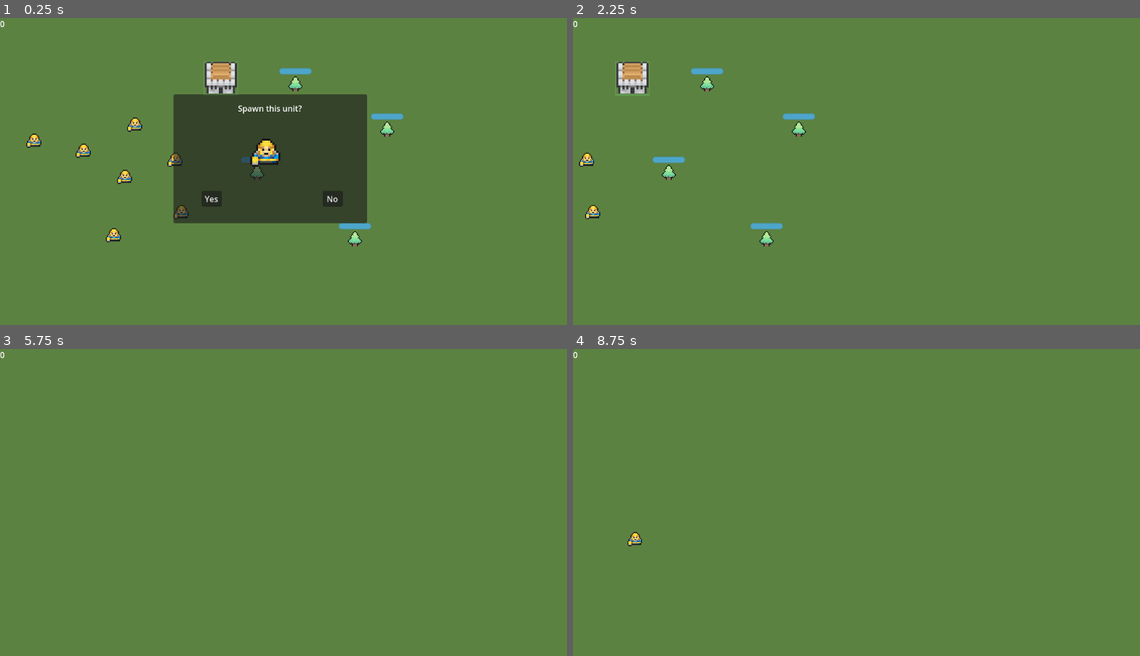
Above: before the commit, frames 1-4 (two rows, left to right).
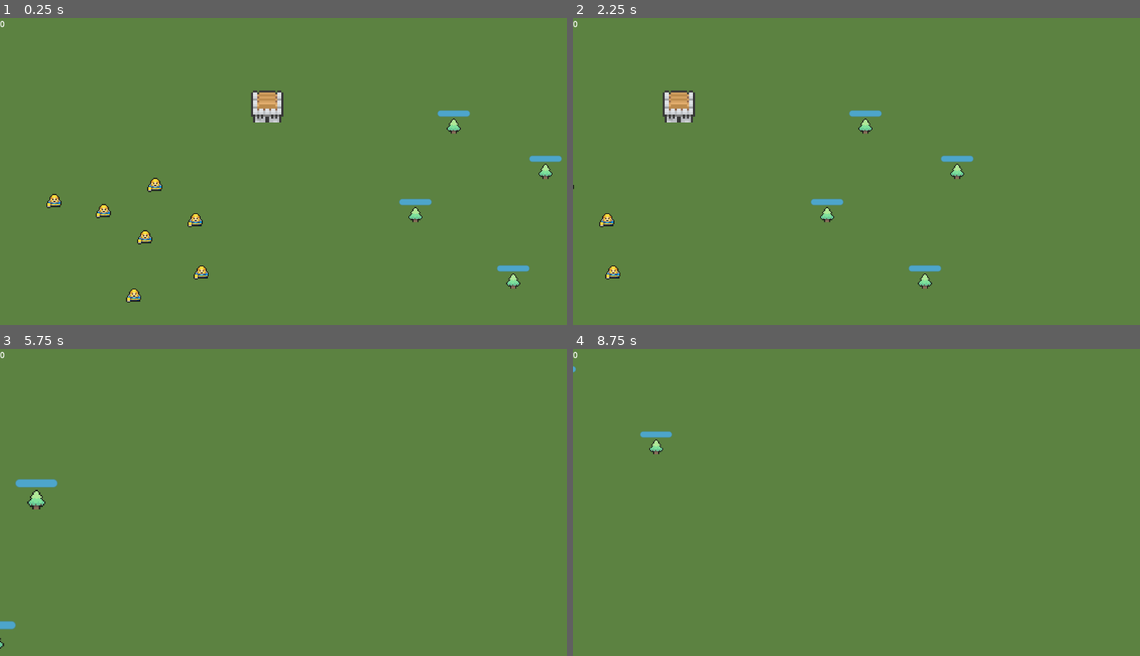
Above: after the commit, the same moments.

Repository: Nordtwig/project-kumquat
Game: Godot game, scene res://world.tscn
Same seed, same stepped clock (60 frames per second), same inputs: the game is played once before the commit and once after it.
Inputs (mouse positions are in pixels of both pictures, inside the frame that each line leads up to):
- Up to frame 1 (0.25 s): no input
- Up to frame 2 (2.25 s): click (782, 199) at 0.5 s, where only the run before the commit has a clickable "Yes"; click (907, 199) at 1.25 s, where only the run before the commit has a clickable "No"; tap Enter at 2 s; move the mouse to (992, 165) at 2.02 s; press the mouse at (992, 165) at 2.03 s; hold Right (ui_right) from 2.03 s (still down)
- Up to frame 3 (5.75 s): release Right (ui_right) at 2.75 s; release the mouse at (419, 496) at 2.75 s; drag from (175, 527) to (260, 576) at 2.77 s; move the mouse to (345, 441) at 3.52 s; hold Right (ui_right) 3.53-4.25 s; hold Right mouse button (RightClick) 3.53-4.25 s; click (345, 441) at 3.8 s; tap Space at 4.25 s; drag from (260, 576) to (113, 462) at 4.27 s; move the mouse to (464, 560) at 5.02 s; press the mouse at (464, 560) at 5.03 s; hold Left (ui_left) from 5.03 s (still down); tap Mouse wheel up (WheelUp) at 5.1 s
- Up to frame 4 (8.75 s): release Left (ui_left) at 5.75 s; release the mouse at (1037, 560) at 5.75 s; drag from (686, 462) to (777, 431) at 5.77 s; move the mouse to (890, 511) at 6.52 s; press the mouse at (890, 511) at 6.53 s; hold Down (ui_down) 6.53-7.25 s; release the mouse at (890, 511) at 7.25 s; tap Enter at 7.25 s; drag from (777, 431) to (748, 527) at 7.27 s; move the mouse to (992, 496) at 8.02 s; press the mouse at (992, 496) at 8.03 s; hold Up (ui_up) from 8.03 s (still down); tap Mouse wheel down (WheelDown) at 8.1 s

The runs differ from the first frame. In frame 1, 17% of the frame differs, in the area x 4-100%, y 14-93%; in frame 2, 3.1%; in frame 3, 0.4%; in frame 4, 0.3%.

Commit message:
add spawn unit behavior to barbhouse scene, kinda broken

Diff:
--- a/UI/spawn_unit.gd
+++ b/UI/spawn_unit.gd
@@ -1,19 +1,28 @@
 extends Node2D
 
+var house_position: Vector2 = Vector2(100, 100)
 
 @onready var unit_scene = preload("res://unit.tscn")
 
 
 func _ready() -> void:
+
 	get_node("%Yes").pressed.connect(on_yes_pressed)
 	get_node("%No").pressed.connect(on_no_pressed)
 
 
 func on_yes_pressed() -> void:
+	var rng_seed = RandomNumberGenerator.new()
+	rng_seed.randomize()
+	var random_position = Vector2(rng_seed.randi_range(-50, 50), rng_seed.randi_range(-50, 50))
+
 	var unit_path = get_tree().get_root().get_node("World/Units")
+	var world_path = get_tree().get_root().get_node("World") as World
 	var unit1 = unit_scene.instantiate()
-	unit1.position = Vector2(200, 200)
+
+	unit1.position = house_position + random_position
 	unit_path.add_child(unit1)
+	world_path.get_units()
 
 
 func on_no_pressed() -> void:
--- a/UI/spawn_unit.tscn
+++ b/UI/spawn_unit.tscn
@@ -7,7 +7,6 @@
 script = ExtResource("1_6uduv")
 
 [node name="Panel" type="Panel" parent="."]
-anchors_preset = -1
 offset_left = 344.0
 offset_top = 152.0
 offset_right = 728.0
@@ -17,6 +16,7 @@
 size_flags_horizontal = 4
 
 [node name="Label" type="Label" parent="Panel"]
+layout_mode = 0
 offset_left = 128.0
 offset_top = 16.0
 offset_right = 255.0
@@ -25,6 +25,7 @@
 
 [node name="Yes" type="Button" parent="Panel"]
 unique_name_in_owner = true
+layout_mode = 0
 offset_left = 56.0
 offset_top = 192.0
 offset_right = 96.0
@@ -33,6 +34,7 @@
 
 [node name="No" type="Button" parent="Panel"]
 unique_name_in_owner = true
+layout_mode = 0
 offset_left = 296.0
 offset_top = 192.0
 offset_right = 336.0
--- a/UI/ui.tscn
+++ b/UI/ui.tscn
@@ -18,6 +18,7 @@
 script = ExtResource("1_tdkxp")
 
 [node name="Panel" type="Panel" parent="."]
+mouse_filter = 1
 theme_override_styles/panel = SubResource("StyleBoxFlat_pm86e")
 
 [node name="Label" type="Label" parent="."]
--- a/barb_house.gd
+++ b/barb_house.gd
@@ -4,3 +4,33 @@
 var selected: bool = false
 
 @onready var selected_box = get_node("Selected")
+
+
+func _process(_delta) -> void:
+	selected_box.visible = selected
+
+
+func _ready() -> void:
+	mouse_entered.connect(on_barb_house_mouse_entered)
+	mouse_exited.connect(on_barb_house_mouse_exited)
+
+
+func _input(event):
+	if event.is_action_pressed("LeftClick"):
+		if is_mouse_entered:
+			print("mouse is entered")
+			print(selected)
+			selected = !selected
+			if selected:
+				print("thing is selected and should spawn unit")
+				Game.spawn_unit()
+
+
+func on_barb_house_mouse_entered() -> void:
+	print("mouse entered")
+	is_mouse_entered = true
+
+
+func on_barb_house_mouse_exited() -> void:
+	print("mouse exited")
+	is_mouse_entered = false
--- a/barb_house.tscn
+++ b/barb_house.tscn
@@ -16,6 +16,8 @@
 border_blend = true
 
 [node name="BarbHouse" type="StaticBody2D"]
+collision_layer = 3
+input_pickable = true
 script = ExtResource("1_qmnpo")
 
 [node name="CollisionShape2D" type="CollisionShape2D" parent="."]
@@ -31,8 +33,12 @@
 frame = 2
 
 [node name="Selected" type="Panel" parent="."]
+visible = false
 offset_left = -17.0
 offset_top = -32.0
 offset_right = 17.0
 offset_bottom = 2.0
+mouse_filter = 1
 theme_override_styles/panel = SubResource("StyleBoxFlat_qo52u")
+
+[connection signal="mouse_entered" from="." to="." method="on_barb_house_mouse_entered"]
--- a/world.gd
+++ b/world.gd
@@ -1,3 +1,4 @@
+class_name World
 extends Node2D
 
 
@@ -6,8 +7,11 @@
 
 func _ready() -> void:
 	get_node("Camera").area_selected.connect(on_area_selected)
+	get_units()
+
+
+func get_units() -> void:
 	units = get_tree().get_nodes_in_group("units")
-	Game.spawn_unit()
 
 
 func get_units_in_area(area: Array) -> Array:
--- a/world.tscn
+++ b/world.tscn
@@ -28,43 +28,43 @@
 y_sort_enabled = true
 
 [node name="Unit" parent="Units" instance=ExtResource("2_03mtw")]
-position = Vector2(-164, 3)
+position = Vector2(-144, 63)
 
 [node name="Unit2" parent="Units" instance=ExtResource("2_03mtw")]
-position = Vector2(-114, -14)
+position = Vector2(-94, 46)
 
 [node name="Unit3" parent="Units" instance=ExtResource("2_03mtw")]
-position = Vector2(-154, -49)
+position = Vector2(-134, 11)
 
 [node name="Unit4" parent="Units" instance=ExtResource("2_03mtw")]
-position = Vector2(-254, -33)
+position = Vector2(-234, 27)
 
 [node name="Unit5" parent="Units" instance=ExtResource("2_03mtw")]
-position = Vector2(-205, -23)
+position = Vector2(-185, 37)
 
 [node name="Unit6" parent="Units" instance=ExtResource("2_03mtw")]
-position = Vector2(-175, 61)
+position = Vector2(-155, 121)
 
 [node name="Unit7" parent="Units" instance=ExtResource("2_03mtw")]
-position = Vector2(-108, 38)
+position = Vector2(-88, 98)
 
 [node name="Objects" type="Node2D" parent="."]
 y_sort_enabled = true
 
 [node name="Tree" parent="Objects" instance=ExtResource("4_0vdcy")]
-position = Vector2(-33, 0)
+position = Vector2(124, 42)
 
 [node name="Tree2" parent="Objects" instance=ExtResource("4_0vdcy")]
-position = Vector2(64, 66)
+position = Vector2(221, 108)
 
 [node name="Tree3" parent="Objects" instance=ExtResource("4_0vdcy")]
-position = Vector2(96, -43)
+position = Vector2(253, -1)
 
 [node name="Tree4" parent="Objects" instance=ExtResource("4_0vdcy")]
-position = Vector2(5, -88)
+position = Vector2(162, -46)
 
 [node name="Houses" type="Node2D" parent="."]
 y_sort_enabled = true
 
 [node name="BarbHouse" parent="Houses" instance=ExtResource("6_ggcvv")]
-position = Vector2(-69, -87)
+position = Vector2(-23, -58)
